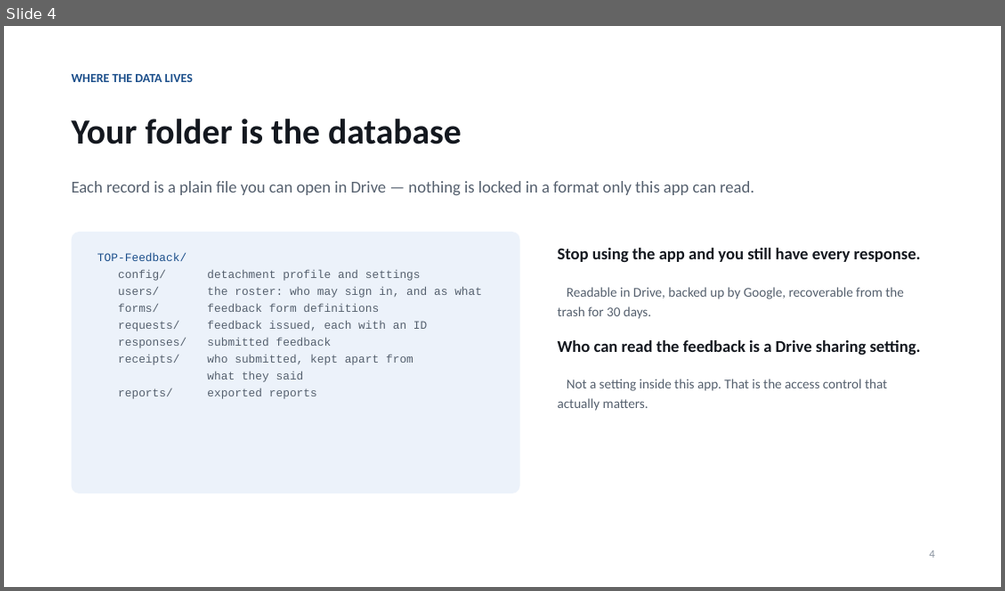
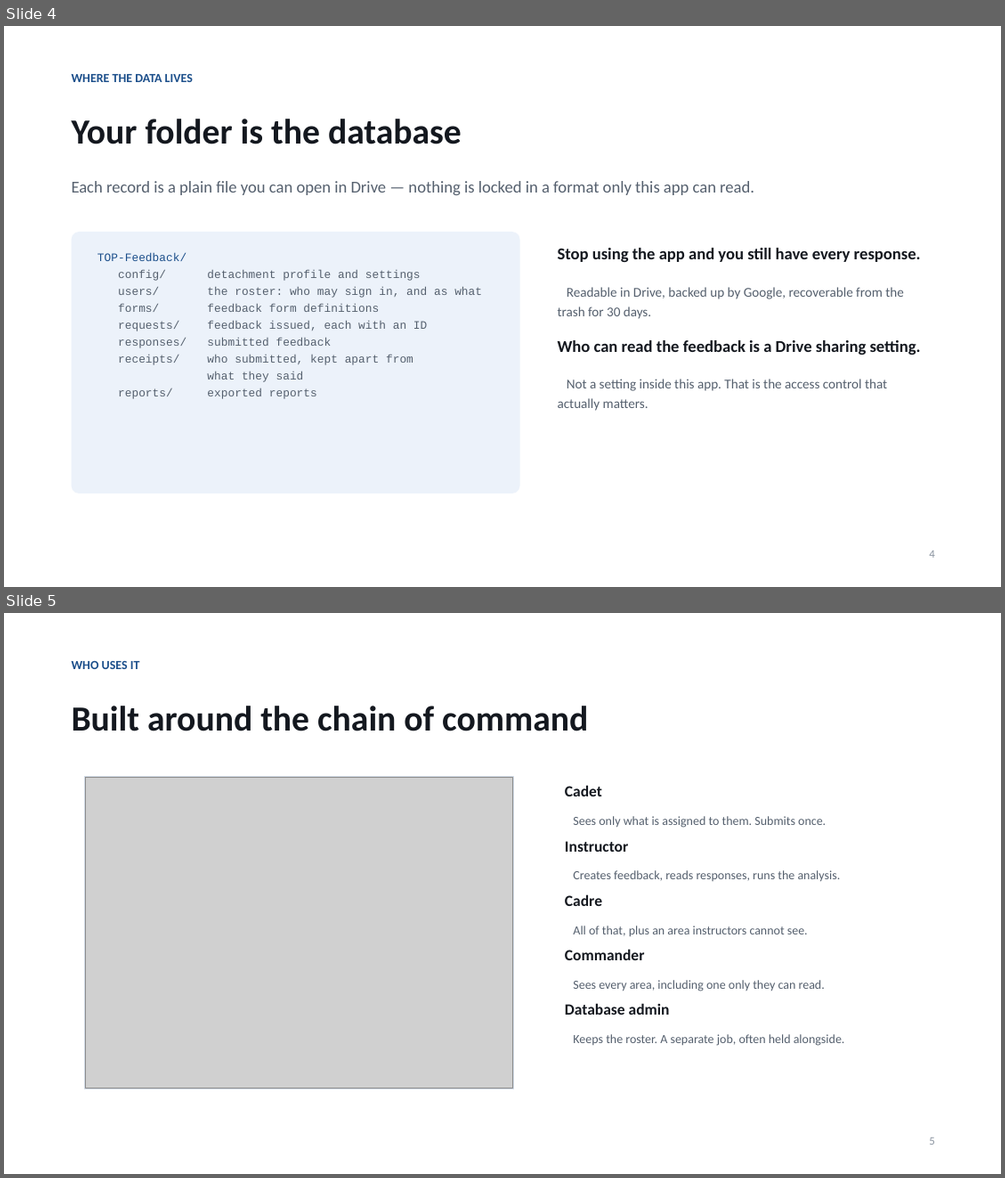
Before and after one commit to dmg-arts/my-pwa, a slide deck: docs/TOP-Feedback-Introduction.pptx. Shown one above the other, each under a label of ours: slide 4 before the commit, slides 4 and 5 after it. The pictures are 1005x591 and 1005x1178 pixels, drawn with LibreOffice and Linux fonts; fonts in the diff are those of the drawing; grey boxes stand for pictures. Boxes give left, top, right and bottom in pixels: in the first picture for what was removed or moved away, otherwise in the second. Text is boxed around its words. In the diff, an @@ line names an element or a change of style, - is before the commit and + after.

```diff
--- a/docs/TOP-Feedback-Introduction.pptx
+++ b/docs/TOP-Feedback-Introduction.pptx
@@ slide 5 added at [4,613,1001,1174], background #FFFFFF @@
@@ text added at [72,661,140,669], 12 pt, text #1C4F8B, bold @@
+WHO USES IT
@@ text added at [72,706,588,731], 34 pt, text #14181F, bold @@
+Built around the chain of command
@@ rectangle added at [85,777,514,1088], fill #FFFFFF, outline #D3DCE8 1 pt @@
@@ picture added at [86,778,513,1088] @@
@@ text added at [565,785,845,1046], 12 pt, text #55606E @@
+Cadet
+Sees only what is assigned to them. Submits once.
+Instructor
+Creates feedback, reads responses, runs the analysis.
+Cadre
+All of that, plus an area instructors cannot see.
+Commander
+Sees every area, including one only they can read.
+Database admin
+Keeps the roster. A separate job, often held alongside.
@@ text added at [929,1137,934,1144], 11 pt, text #8A939F @@
+5
```
Also in this commit, not shown: 3 slides changed, 3 other slides added, 1 slide removed, 4 other files.
